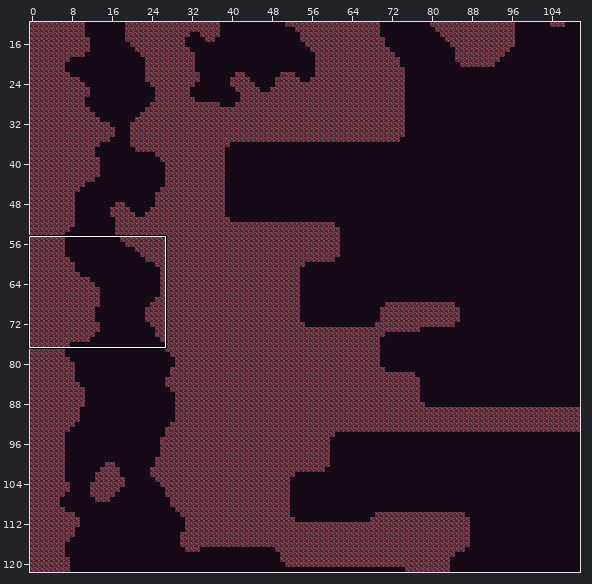
Tiled map -- android/assets/maps/level1.tmx. Above, an overview of the earlier version with the close-up marked.
Close-up. Earlier state:
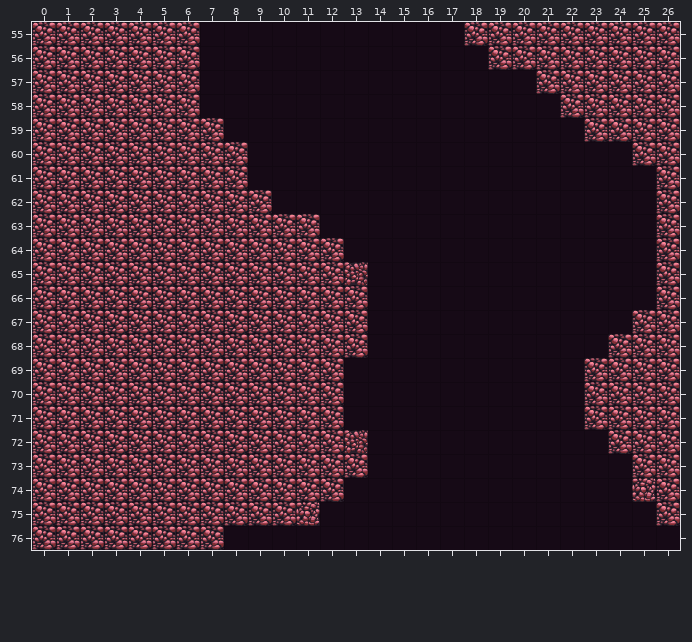
Cells are 64x64 px. Shown: x 0..26, y 55..76. The commit also changed other parts of the map, which this record leaves out.
After:
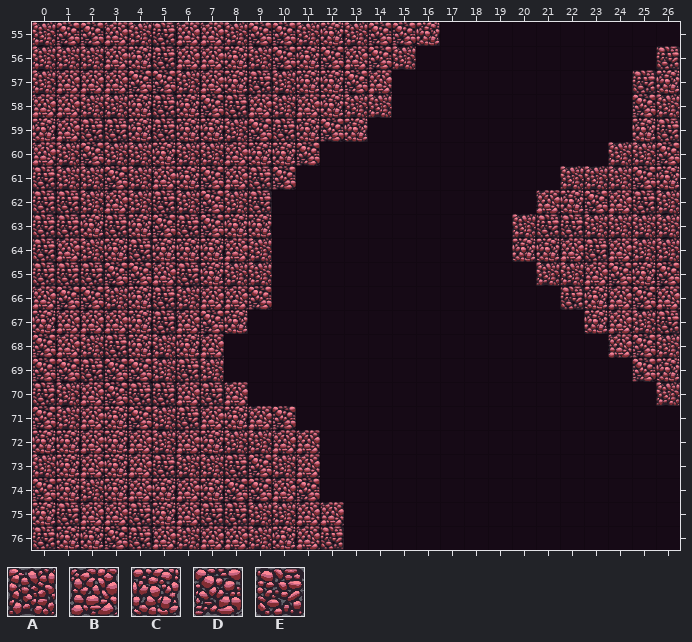
Key: from "tileMapGutter": A 5, B 6, C 7, D 8, E 9.
_ is an empty cell.
What changed:
Layer "terrain":
y 55: x 0 D -> A; x 3..16 DDDD__________ -> BAEBBADDACADDC; x 18..26 DDDDDDDDD -> _________
y 56: x 0..15 DDDDDDD_________ -> AAABCEBBCADCDBDA; x 19..26 DDDDDDDD -> _______E
y 57: x 0..3 DDDD -> ABBB; x 6..14 D________ -> ABCEACCDB; x 21..26 DDDDDD -> ____EC
y 58: x 0..14 DDDDDDD________ -> BBAACECDEBABCAA; x 22..24 DDD -> ___; x 26 D -> A
y 59: x 0..13 DDDDDDDD______ -> CBEECECCADECDC; x 23..26 DDDD -> __CE
y 60: x 0..1 DD -> BA; x 3..11 DDDDDD___ -> AACAABCCD; x 24..25 _D -> AA
y 61: x 0..2 DDD -> EAA; x 4..6 DDD -> ABC; x 8..10 D__ -> BED; x 22..26 ____D -> AAADC
y 62: x 0..6 DDDDDDD -> EEABAEA; x 8..9 DD -> AE; x 21..26 _____D -> BCDBEA
y 63: x 0..4 DDDDD -> EECEC; x 6 D -> E; x 8..11 DDDD -> CC__; x 20..26 ______D -> AEEAAAA
y 64: x 0..12 DDDDDDDDDDDDD -> EBACECCCBA___; x 20..26 ______D -> CCBEBAA
y 65: x 0..2 DDD -> EEE; x 5..13 DDDDDDDDA -> BECAA____; x 21..25 _____ -> AABDC
y 66: x 0 D -> B; x 3..8 DDDDDD -> ACEABB; x 10..13 DDDD -> ____; x 22..26 ____D -> ECBDB
y 67: x 0..6 DDDDDDD -> CBBBCEB; x 8..13 DDDDDD -> C_____; x 23..26 __DD -> CBAE
y 68: x 1..13 DDDDDDDDDDDDD -> BAECACB______; x 24 D -> B; x 26 D -> A
y 69: x 2 D -> E; x 5..12 DDDDDDDD -> AEA_____; x 23..24 DD -> __; x 26 D -> C
y 70: x 0..2 DDD -> EAB; x 4..12 DDDDDDDDD -> EEBEB____; x 23..26 DDDD -> ___A
y 71: x 1..3 DDD -> ABC; x 5..9 DDDDD -> AEBCB; x 11..12 DD -> __; x 23..26 DDDD -> ____
y 72: x 0..13 DDDDDDDDDDDDDA -> CCBCBABCAABB__; x 24..26 DDD -> ___
y 73: x 0..8 DDDDDDDDD -> ACBCBEAAE; x 10..13 DDDD -> AB__; x 25..26 DD -> __
y 74: x 1..7 DDDDDDD -> CACBCBC; x 10 D -> B; x 12 D -> _; x 25..26 CD -> __
y 75: x 0..12 DDDDDDDDDDDC_ -> CEBBECBEEAABB; x 26 D -> _
y 76: x 0..2 DDD -> ECC; x 4..12 DDDD_____ -> EBABBACBE
Pixel boxes of the changes (left, top, right, bottom) in both close-ups:
changed: (32, 22, 440, 550)
changed: (464, 22, 680, 526)
